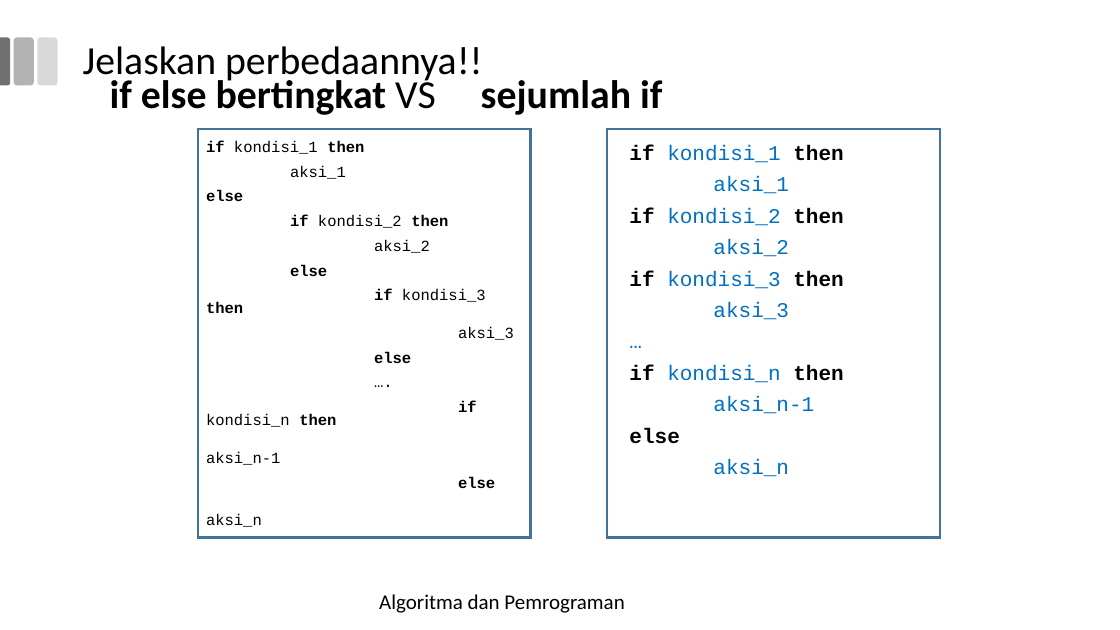
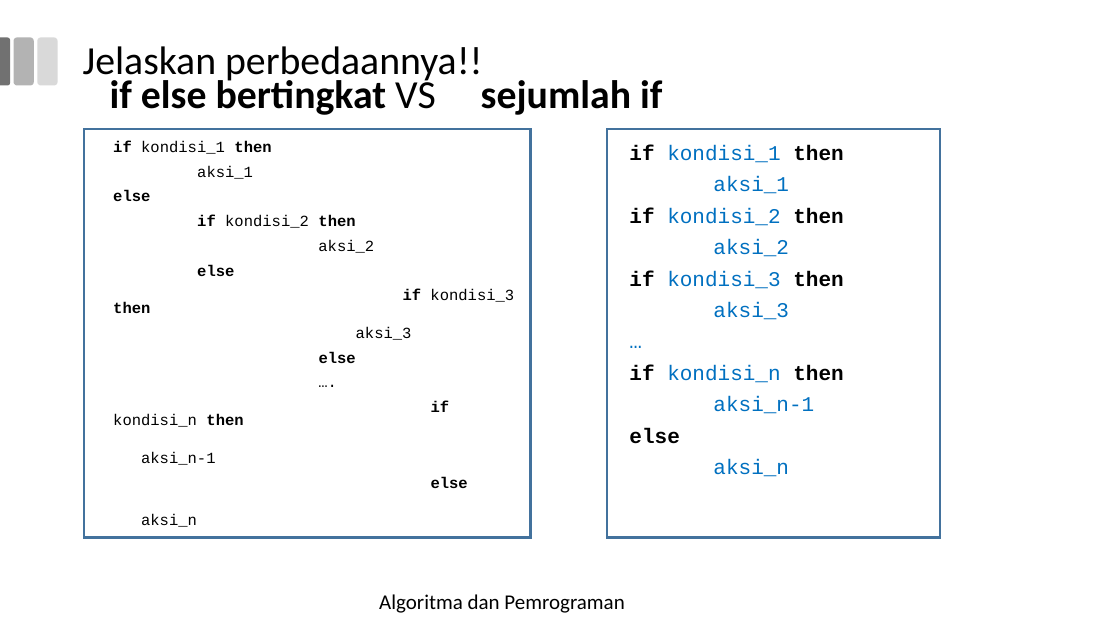
Before and after one commit to miftanurfarid/algoritme_pemrograman, a slide deck: slide 13 of slide/2024/pertemuan_03/Materi Minggu 3 TPB Alpro_.odp. Drawn at 1120x630 pixels with LibreOffice and Linux fonts; fonts in the diff are those of the drawing; background and template pictures are left out. Boxes give left, top, right and bottom in pixels: in the first picture for what was removed or moved away, otherwise in the second. Text is boxed around its words. In the diff, an @@ line names an element or a change of style, - is before the commit and + after.

```diff
--- a/slide/2024/pertemuan_03/Materi Minggu 3 TPB Alpro_.odp
+++ b/slide/2024/pertemuan_03/Materi Minggu 3 TPB Alpro_.odp
@@ rectangle: place and size @@
-rectangle at (197,129,530,538)
+rectangle at (84,129,531,538)
@@ text "if kondisi_1 then" rewrapped from (206,141,514,527) to (113,141,514,527) @@
```
Also in this commit, not shown: 2 other slides changed, 13 other files.
